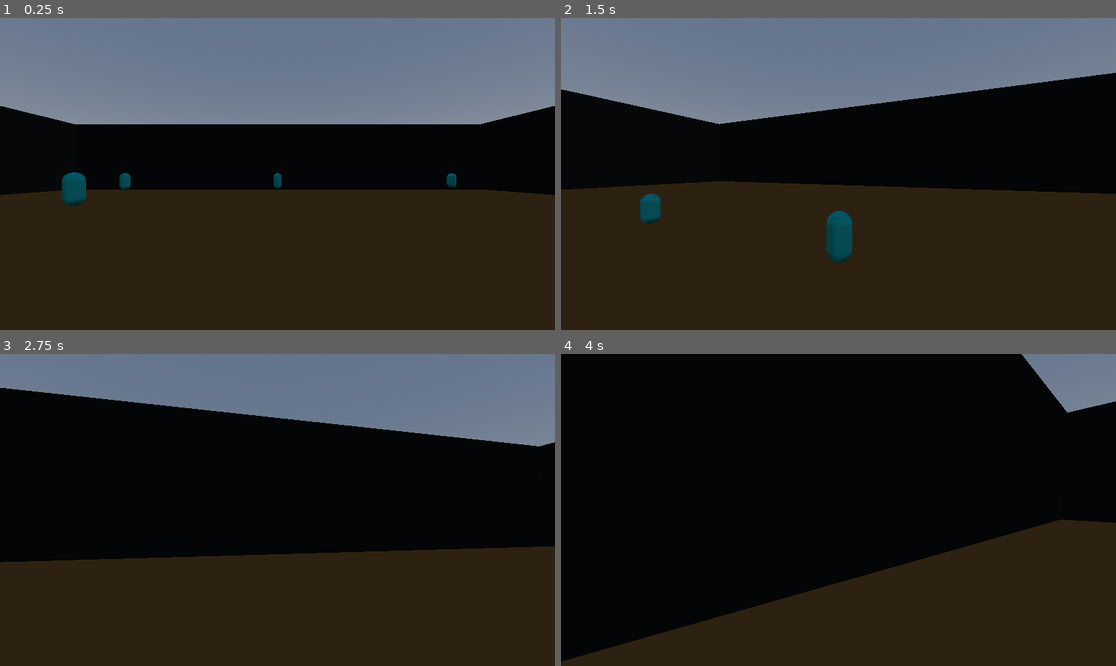
Above: before the commit, frames 1-4 (two rows, left to right).
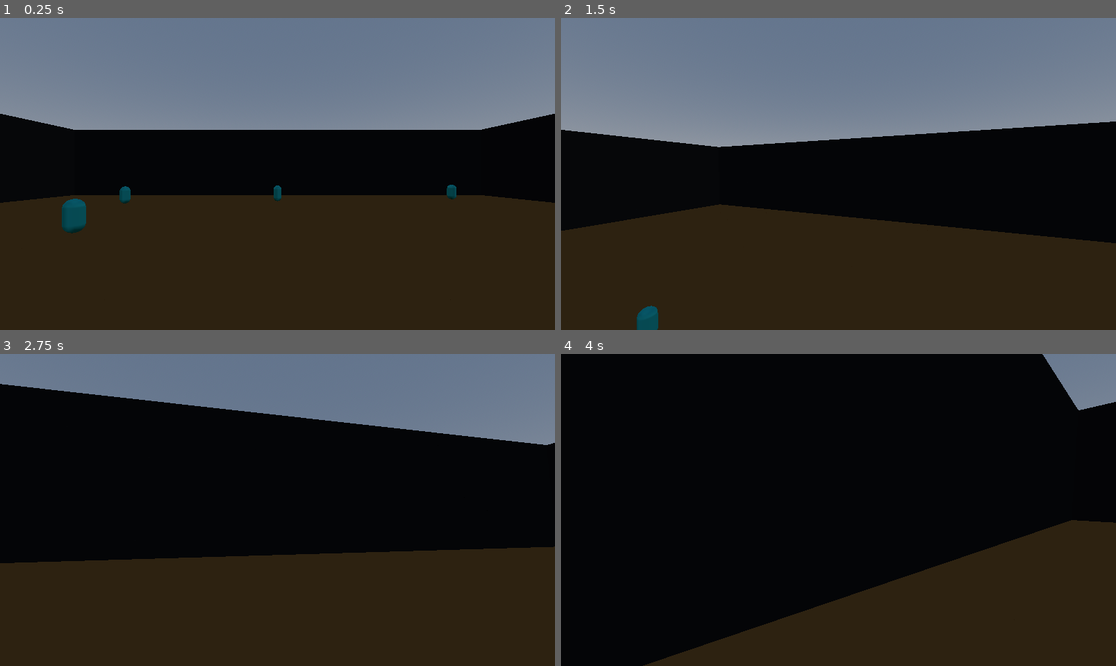
Above: after the commit, the same moments.

Repository: LeRatdemare/Godot-knowledge-diffusion
Game: Godot game, scene res://Scenes/main.tscn
The game is run twice, just before and just after one commit, with the same random seed, the same clock (stepped at 60 frames per second) and the same inputs.
Inputs (mouse positions are in pixels of both pictures, inside the frame that each line leads up to):
- Up to frame 1 (0.25 s): no input
- Up to frame 2 (1.5 s): tap Enter (ui_accept) at 0.5, 0.77 s; move the mouse to (866, 174) at 0.52 s; hold Z (move_forward) from 0.53 s (still down); right-click (866, 174) at 0.6 s; move the mouse to (810, 174) at 1.27 s; right-click (810, 174) at 1.35 s
- Up to frame 3 (2.75 s): keep holding Z (move_forward); tap Enter (ui_accept) at 1.52 s; move the mouse to (288, 503) at 2.02 s; right-click (288, 503) at 2.1 s
- Up to frame 4 (4 s): keep holding Z (move_forward); move the mouse to (832, 516) at 2.77 s; right-click (832, 516) at 2.85 s; tap Enter (ui_accept) at 3.02, 3.77 s; move the mouse to (877, 513) at 3.52 s; right-click (877, 513) at 3.6 s

The runs differ from the first frame. In frame 1, 4.8% of the frame differs, in the area x 0-100%, y 28-70%; in frame 2, 23%, in the area x 0-100%, y 17-100%; in frame 3, 1.2%; in frame 4, 5.1%.
Error before the commit: Invalid access to property or key 'student' on a base object of type 'null instance'. (res://Scripts/UserBody.gd:25)

Commit message:
Added moving platforms

Diff:
--- a/Godot/Agents/agent.tscn
+++ b/Godot/Agents/agent.tscn
@@ -1,6 +1,7 @@
-[gd_scene load_steps=5 format=3 uid="uid://j343j53nbdah"]
+[gd_scene load_steps=6 format=3 uid="uid://j343j53nbdah"]
 
 [ext_resource type="Script" path="res://Scripts/Agent.gd" id="1_h33h8"]
+[ext_resource type="AudioStream" uid="uid://coicgf8knxp5u" path="res://Sounds/ufo_floating-86547.mp3" id="2_byofi"]
 
 [sub_resource type="StandardMaterial3D" id="StandardMaterial3D_iohrq"]
 albedo_color = Color(0, 0.705882, 0.713726, 1)
@@ -11,7 +12,6 @@
 [sub_resource type="CapsuleShape3D" id="CapsuleShape3D_ledyq"]
 
 [node name="Agent" type="CharacterBody3D"]
-transform = Transform3D(1, 0, 0, 0, 1, 0, 0, 0, 1, 13, 2.12839, 0)
 script = ExtResource("1_h33h8")
 
 [node name="MeshInstance3D" type="MeshInstance3D" parent="."]
@@ -21,3 +21,11 @@
 shape = SubResource("CapsuleShape3D_ledyq")
 
 [node name="NavigationAgent3D" type="NavigationAgent3D" parent="."]
+
+[node name="AudioStreamPlayer3D" type="AudioStreamPlayer3D" parent="."]
+stream = ExtResource("2_byofi")
+attenuation_model = 2
+volume_db = -40.0
+max_db = 0.0
+autoplay = true
+max_distance = 15.0
--- a/Godot/Agents/user_body.tscn
+++ b/Godot/Agents/user_body.tscn
@@ -19,3 +19,6 @@
 [node name="Camera3D" type="Camera3D" parent="."]
 transform = Transform3D(1, 0, 0, 0, 1, 0, 0, 0, 1, 0, 0.809761, 0)
 current = true
+
+[node name="AudioListener3D" type="AudioListener3D" parent="."]
+current = true
--- a/Godot/Misc/tileset.tscn
+++ b/Godot/Misc/tileset.tscn
@@ -42,6 +42,7 @@
 shape = SubResource("ConcavePolygonShape3D_rwh01")
 
 [node name="slope" type="MeshInstance3D" parent="."]
+visible = false
 mesh = SubResource("PrismMesh_cnjrv")
 
 [node name="StaticBody3D" type="StaticBody3D" parent="slope"]
@@ -50,6 +51,7 @@
 shape = SubResource("ConcavePolygonShape3D_k4hs3")
 
 [node name="block" type="MeshInstance3D" parent="."]
+visible = false
 mesh = SubResource("BoxMesh_1lrmj")
 
 [node name="StaticBody3D" type="StaticBody3D" parent="block"]
--- a/Godot/Scenes/Scene1.tscn
+++ b/Godot/Scenes/Scene1.tscn
@@ -41,6 +41,7 @@
 [node name="UserBody" parent="." instance=ExtResource("2_tgbva")]
 
 [node name="Agent" parent="." instance=ExtResource("3_c2lye")]
+transform = Transform3D(1, 0, 0, 0, 1, 0, 0, 0, 1, 0, 3.20795, 9.27844)
 
 [node name="Pedestal" parent="." instance=ExtResource("2_tvbfg")]
 transform = Transform3D(1, 0, 0, 0, 1, 0, 0, 0, 1, 5, 1.5, 4)
--- a/Godot/Scenes/Scene_2.tscn
+++ b/Godot/Scenes/Scene_2.tscn
@@ -1,8 +1,10 @@
-[gd_scene load_steps=8 format=3 uid="uid://ca743xymtac1b"]
+[gd_scene load_steps=10 format=3 uid="uid://ca743xymtac1b"]
 
-[ext_resource type="MeshLibrary" uid="uid://c2540oamft2ma" path="res://Misc/simpletileset.tres" id="1_1rr8e"]
+[ext_resource type="MeshLibrary" uid="uid://dx0r0i6uhhcg2" path="res://Misc/simpletileset.tres" id="1_1rr8e"]
 [ext_resource type="Script" path="res://Scripts/Scene_2.gd" id="1_v6c33"]
 [ext_resource type="PackedScene" uid="uid://oydqsh0do27p" path="res://Agents/user_body.tscn" id="2_5l8mk"]
+[ext_resource type="PackedScene" uid="uid://hc7cn4perytq" path="res://Scenes/elements/moving_platform.tscn" id="4_q1eau"]
+[ext_resource type="PackedScene" uid="uid://s6erm50qcg7t" path="res://Scenes/elements/platform.tscn" id="5_xx7u2"]
 
 [sub_resource type="ProceduralSkyMaterial" id="ProceduralSkyMaterial_pp4oq"]
 
@@ -29,9 +31,14 @@
 [node name="GridMap" type="GridMap" parent="NavigationRegion3D"]
 mesh_library = ExtResource("1_1rr8e")
 cell_size = Vector3(2, 1, 2)
-metadata/_editor_floor_ = Vector3(0, 0, 0)
+metadata/_editor_floor_ = Vector3(0, 1, 0)
 
 [node name="UserBody" parent="." instance=ExtResource("2_5l8mk")]
-transform = Transform3D(-1, 0, -8.74228e-08, 0, 1, 0, 8.74228e-08, 0, -1, 0, 2.64057, 0)
+transform = Transform3D(-1, 0, -8.74228e-08, 0, 1, 0, 8.74228e-08, 0, -1, 0, 3.42454, 0)
+
+[node name="Moving_Platform" parent="." instance=ExtResource("4_q1eau")]
+
+[node name="Platform" parent="." instance=ExtResource("5_xx7u2")]
+transform = Transform3D(1, 0, 0, 0, 1, 0, 0, 0, 1, 4, 0, 0)
 
 [connection signal="bake_finished" from="NavigationRegion3D" to="." method="_on_navigation_region_3d_bake_finished"]
--- /dev/null
+++ b/Godot/Scenes/elements/moving_platform.tscn
@@ -0,0 +1,72 @@
+[gd_scene load_steps=8 format=3 uid="uid://hc7cn4perytq"]
+
+[ext_resource type="Script" path="res://Scripts/moving_platform.gd" id="1_kvx3c"]
+
+[sub_resource type="Curve3D" id="Curve3D_lapwq"]
+_data = {
+"points": PackedVector3Array(-6, 0, 0, 6, 0, 0, -3.07, 0, 0, -6, 0, 0, 6, 0, 0, -3, 8, 0),
+"tilts": PackedFloat32Array(0, 0)
+}
+point_count = 2
+
+[sub_resource type="BoxShape3D" id="BoxShape3D_v3ml8"]
+size = Vector3(8, 1, 8)
+
+[sub_resource type="StandardMaterial3D" id="StandardMaterial3D_lmu11"]
+albedo_color = Color(0.313726, 0.313726, 0.313726, 0.105882)
+
+[sub_resource type="BoxMesh" id="BoxMesh_ghnsn"]
+material = SubResource("StandardMaterial3D_lmu11")
+size = Vector3(8, 1, 8)
+
+[sub_resource type="Animation" id="Animation_2jne3"]
+resource_name = "up_down"
+length = 3.0
+loop_mode = 2
+tracks/0/type = "value"
+tracks/0/imported = false
+tracks/0/enabled = true
+tracks/0/path = NodePath("Moving_Platform/Path3D/PathFollow3D:progress_ratio")
+tracks/0/interp = 2
+tracks/0/loop_wrap = true
+tracks/0/keys = {
+"times": PackedFloat32Array(0, 3),
+"transitions": PackedFloat32Array(1, 1),
+"update": 0,
+"values": [0.0, 1.0]
+}
+
+[sub_resource type="AnimationLibrary" id="AnimationLibrary_tdh4a"]
+_data = {
+"up_down": SubResource("Animation_2jne3")
+}
+
+[node name="Moving_Platform" type="Node3D"]
+script = ExtResource("1_kvx3c")
+
+[node name="Path3D" type="Path3D" parent="."]
+curve = SubResource("Curve3D_lapwq")
+
+[node name="PathFollow3D" type="PathFollow3D" parent="Path3D"]
+transform = Transform3D(1, 0, 0, 0, 0.999997, 0, 0, 0, 0.999997, -3.07, 0, 0)
+rotation_mode = 0
+
+[node name="RemoteTransform3D" type="RemoteTransform3D" parent="Path3D/PathFollow3D"]
+remote_path = NodePath("../../../AnimatableBody3D")
+update_rotation = false
+update_scale = false
+
+[node name="AnimatableBody3D" type="AnimatableBody3D" parent="."]
+transform = Transform3D(1, 0, 0, 0, 0.999997, 0, 0, 0, 0.999997, -3.07, 0, 0)
+
+[node name="CollisionShape3D" type="CollisionShape3D" parent="AnimatableBody3D"]
+shape = SubResource("BoxShape3D_v3ml8")
+
+[node name="MeshInstance3D" type="MeshInstance3D" parent="AnimatableBody3D"]
+mesh = SubResource("BoxMesh_ghnsn")
+
+[node name="AnimationPlayer" type="AnimationPlayer" parent="."]
+root_node = NodePath("../..")
+libraries = {
+"": SubResource("AnimationLibrary_tdh4a")
+}
--- a/Godot/Scenes/elements/pedestal.tscn
+++ b/Godot/Scenes/elements/pedestal.tscn
@@ -12,12 +12,6 @@
 
 [sub_resource type="StandardMaterial3D" id="StandardMaterial3D_besph"]
 albedo_color = Color(0.819608, 0.819608, 0, 1)
-
-[sub_resource type="BoxMesh" id="BoxMesh_8flan"]
-size = Vector3(2.1, 1, 2.1)
-
-[sub_resource type="ConcavePolygonShape3D" id="ConcavePolygonShape3D_4debo"]
-data = PackedVector3Array(-1, 0.5, 1, 1, 0.5, 1, -1, -0.5, 1, 1, 0.5, 1, 1, -0.5, 1, -1, -0.5, 1, 1, 0.5, -1, -1, 0.5, -1, 1, -0.5, -1, -1, 0.5, -1, -1, -0.5, -1, 1, -0.5, -1, 1, 0.5, 1, 1, 0.5, -1, 1, -0.5, 1, 1, 0.5, -1, 1, -0.5, -1, 1, -0.5, 1, -1, 0.5, -1, -1, 0.5, 1, -1, -0.5, -1, -1, 0.5, 1, -1, -0.5, 1, -1, -0.5, -1, 1, 0.5, 1, -1, 0.5, 1, 1, 0.5, -1, -1, 0.5, 1, -1, 0.5, -1, 1, 0.5, -1, -1, -0.5, 1, 1, -0.5, 1, -1, -0.5, -1, 1, -0.5, 1, 1, -0.5, -1, -1, -0.5, -1)
 
 [sub_resource type="StandardMaterial3D" id="StandardMaterial3D_3y07d"]
 albedo_color = Color(0.615686, 0.223529, 0.623529, 1)
@@ -51,7 +45,6 @@
 height = 0.05
 
 [node name="Pedestal" type="CSGCombiner3D"]
-use_collision = true
 script = ExtResource("1_ctept")
 
 [node name="socle" type="CSGMesh3D" parent="."]
@@ -62,15 +55,6 @@
 [node name="torus" type="CSGMesh3D" parent="."]
 mesh = SubResource("TorusMesh_wayy0")
 material = SubResource("StandardMaterial3D_besph")
-
-[node name="MeshInstance3D" type="MeshInstance3D" parent="."]
-visible = false
-mesh = SubResource("BoxMesh_8flan")
-
-[node name="StaticBody3D" type="StaticBody3D" parent="MeshInstance3D"]
-
-[node name="CollisionShape3D" type="CollisionShape3D" parent="MeshInstance3D/StaticBody3D"]
-shape = SubResource("ConcavePolygonShape3D_4debo")
 
 [node name="respawn_point" type="MeshInstance3D" parent="."]
 transform = Transform3D(1, 0, 0, 0, 1, 0, 0, 0, 1, 4, -0.25, 0)
--- /dev/null
+++ b/Godot/Scenes/elements/platform.tscn
@@ -0,0 +1,44 @@
+[gd_scene load_steps=7 format=3 uid="uid://s6erm50qcg7t"]
+
+[ext_resource type="Script" path="res://Scripts/platform.gd" id="1_m5dcp"]
+
+[sub_resource type="BoxShape3D" id="BoxShape3D_3hq0j"]
+size = Vector3(4, 1, 4)
+
+[sub_resource type="StandardMaterial3D" id="StandardMaterial3D_swcvo"]
+albedo_color = Color(0.172549, 0.172549, 0.0156863, 1)
+
+[sub_resource type="BoxMesh" id="BoxMesh_b5p6g"]
+material = SubResource("StandardMaterial3D_swcvo")
+size = Vector3(4, 1, 4)
+
+[sub_resource type="Animation" id="Animation_27sjs"]
+resource_name = "up_down"
+length = 9.0
+loop_mode = 1
+tracks/0/type = "position_3d"
+tracks/0/imported = false
+tracks/0/enabled = true
+tracks/0/path = NodePath(".")
+tracks/0/interp = 1
+tracks/0/loop_wrap = true
+tracks/0/keys = PackedFloat32Array(0, 1, 0, 0, 0, 3, 1, 0, 30, -60, 6, 1, 20, 15, 0)
+
+[sub_resource type="AnimationLibrary" id="AnimationLibrary_xo0b6"]
+_data = {
+"up_down": SubResource("Animation_27sjs")
+}
+
+[node name="Platform" type="CharacterBody3D"]
+script = ExtResource("1_m5dcp")
+
+[node name="CollisionShape3D" type="CollisionShape3D" parent="."]
+shape = SubResource("BoxShape3D_3hq0j")
+
+[node name="MeshInstance3D" type="MeshInstance3D" parent="."]
+mesh = SubResource("BoxMesh_b5p6g")
+
+[node name="AnimationPlayer" type="AnimationPlayer" parent="."]
+libraries = {
+"": SubResource("AnimationLibrary_xo0b6")
+}
--- a/Godot/Scripts/Scene_2.gd
+++ b/Godot/Scripts/Scene_2.gd
@@ -1,6 +1,7 @@
 extends Node3D
 
 @export var _agent_template = preload("res://Agents/agent.tscn")
+@export var _pedestal_template = preload("res://Scenes/elements/pedestal.tscn")
 @export var terrain_size = 15
 @export var nb_agents = 25
 
@@ -26,6 +27,12 @@
 	_navigation.bake_navigation_mesh()
 	# Spawn Agents after navigation is baked
 
+	# Spawn pedestals
+	var pedestal = _pedestal_template.instantiate()
+	pedestal.position = Vector3(10, 1.5, -3)
+	$UserBody.pedestal = pedestal
+	add_child(pedestal)
+
 # Called every frame. 'delta' is the elapsed time since the previous frame.
 func _process(delta):
 	pass
--- /dev/null
+++ b/Godot/Scripts/moving_platform.gd
@@ -0,0 +1,8 @@
+extends Node3D
+class_name Moving_Platform
+
+@onready var animation_player = $AnimationPlayer
+
+func _ready():
+	print("Ready !")
+	animation_player.play("up_down")
--- /dev/null
+++ b/Godot/Scripts/platform.gd
@@ -0,0 +1,6 @@
+extends CharacterBody3D
+
+@onready var animation_player = $AnimationPlayer
+
+func _ready():
+	animation_player.play("up_down")
Not shown: 5 places in Godot/Misc/simpletileset.tres that only renumber resources
Not shown: 1 places in Godot/Scenes/Scene1.tscn that only renumber resources
Not shown: 1 places in Godot/Scenes/elements/pedestal.tscn that only renumber resources
Not shown, added: Godot/Sounds/ufo_floating-86547.mp3.import
Not shown, added: Godot/Sounds/ufo_floating-86547.mp3
